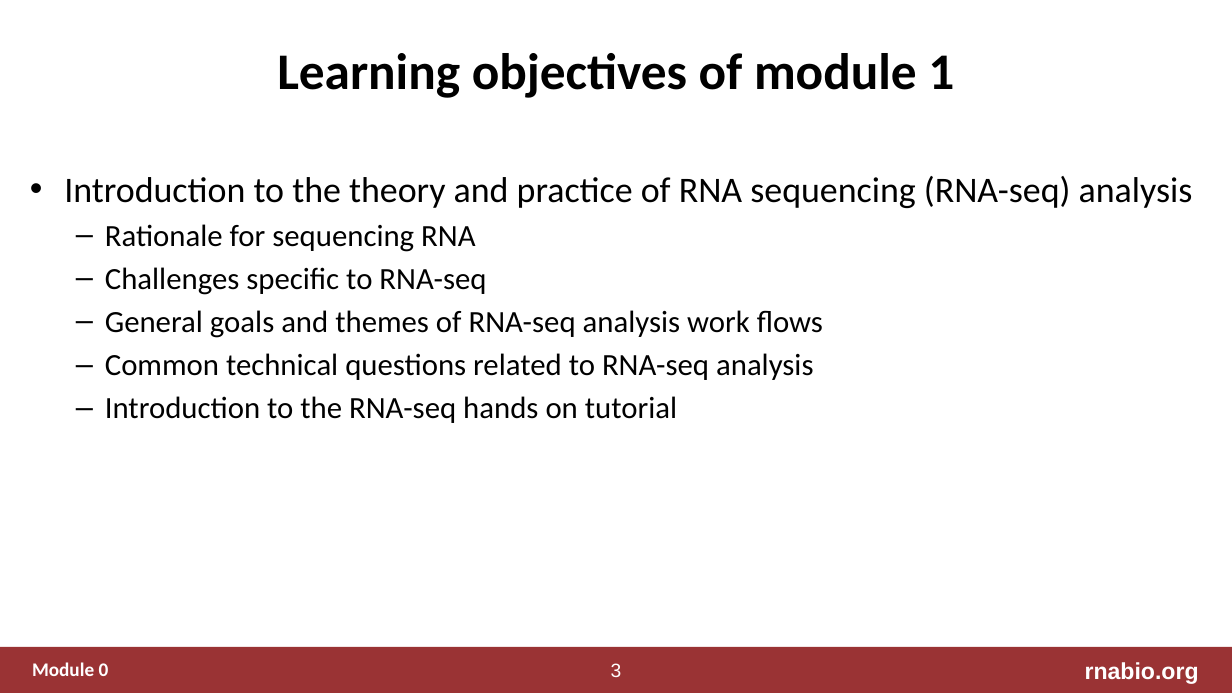
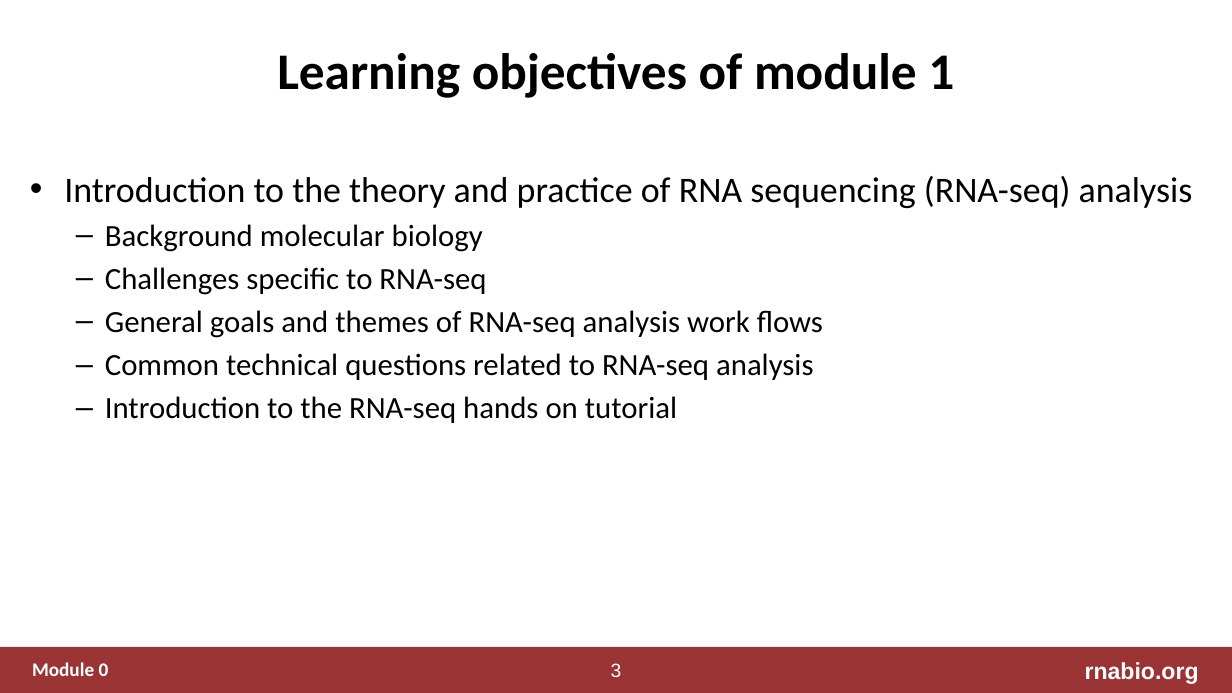
Before and after one commit to griffithlab/rnabio.org, a slide deck: slide 3 of assets/lectures/cshl/2022/full/RNASeq_Module1_IntrotoRNA.pptx. Drawn at 1232x693 pixels with LibreOffice and Linux fonts; fonts in the diff are those of the drawing. Boxes give left, top, right and bottom in pixels: in the first picture for what was removed or moved away, otherwise in the second. Text is boxed around its words. In the diff, an @@ line names an element or a change of style, - is before the commit and + after.

Commit message:
update lecture

```diff
--- a/assets/lectures/cshl/2022/full/RNASeq_Module1_IntrotoRNA.pptx
+++ b/assets/lectures/cshl/2022/full/RNASeq_Module1_IntrotoRNA.pptx
@@ text at [105,224,483,252]: text changed @@
-  – Rationale for sequencing RNA
+  – Background molecular biology
```
Also in this commit, not shown: 1 other slide changed, 1 slide added, 1 other file.
